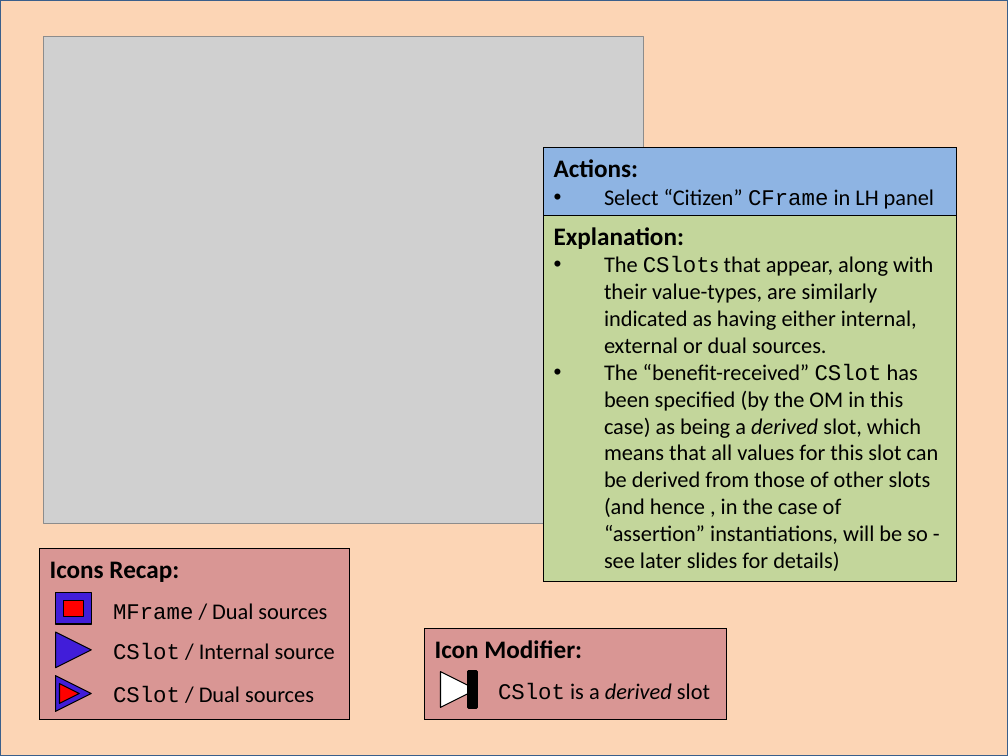
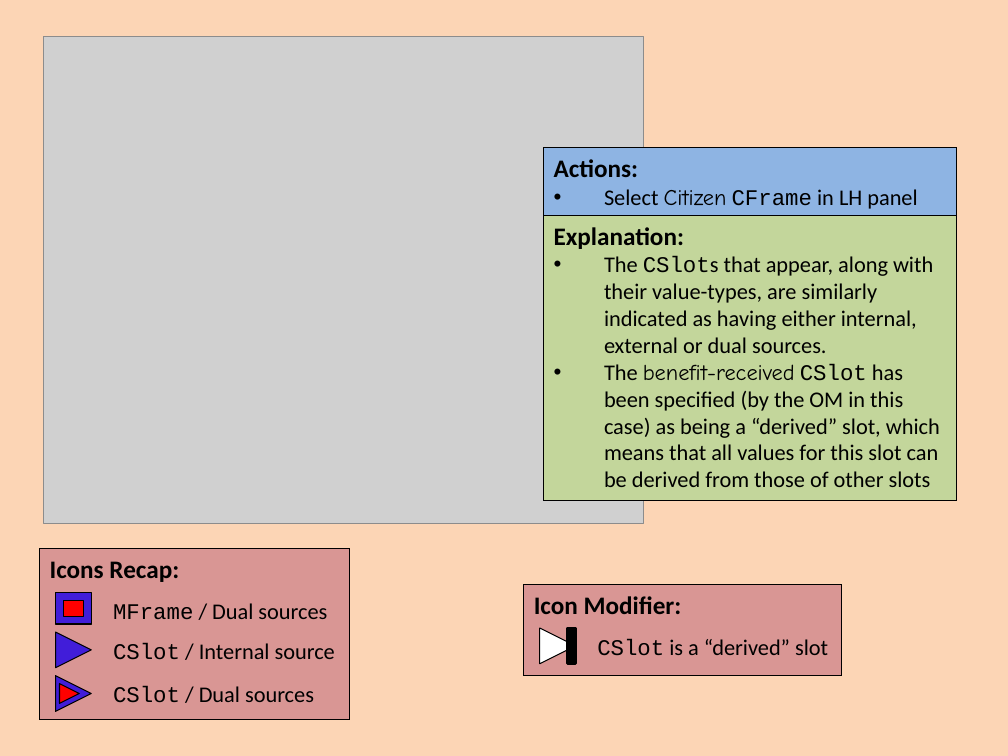
Before and after one commit to colin-puleston/mekon-hobo, a slide deck: slide 24 of docs/MEKON-HOBO Introductory Tutorial.pptx. Drawn at 1008x756 pixels with LibreOffice and Linux fonts; fonts in the diff are those of the drawing; grey boxes stand for pictures. Boxes give left, top, right and bottom in pixels: in the first picture for what was removed or moved away, otherwise in the second. Text is boxed around its words. In the diff, an @@ line names an element or a change of style, - is before the commit and + after.

```diff
--- a/docs/MEKON-HOBO Introductory Tutorial.pptx
+++ b/docs/MEKON-HOBO Introductory Tutorial.pptx
@@ background #FFFFFF to #FCD5B5 @@
@@ rectangle removed at (0, 0, 1008, 756) @@
@@ text in rectangle at (604, 189, 917, 209): text changed @@
-• Select “Citizen” CFrame in LH panel
+• Select Citizen CFrame in LH panel
@@ rectangle "Explanation:": place and size @@
-rectangle "Explanation:" at (543, 216, 956, 583)
+rectangle "Explanation:" at (543, 216, 956, 501)
@@ text in rectangle at (604, 364, 940, 487): text changed @@
-• The “benefit-received” CSlot has been specified (by the OM in this case) as being a derived slot, which means that all values for this slot can be derived from those of other slots (and hence , in the case of “assertion” instantiations, will be so - see later slides for details)
+• The benefit-received CSlot has been specified (by the OM in this case) as being a “derived” slot, which means that all values for this slot can be derived from those of other slots
@@ rectangle "Icon Modifier:": place and size @@
-rectangle "Icon Modifier:" at (424, 628, 726, 720)
+rectangle "Icon Modifier:" at (524, 585, 842, 676)
@@ triangle: place and size @@
-triangle at (440, 671, 476, 707)
+triangle at (539, 628, 575, 663)
@@ rectangle: place and size @@
-rectangle at (469, 671, 477, 707)
+rectangle at (568, 628, 576, 663)
@@ text at (597, 639, 828, 656): text changed @@
-CSlot is a derived slot
+CSlot is a “derived” slot
```
Also in this commit, not shown: 30 other slides changed, 14 slides added.
